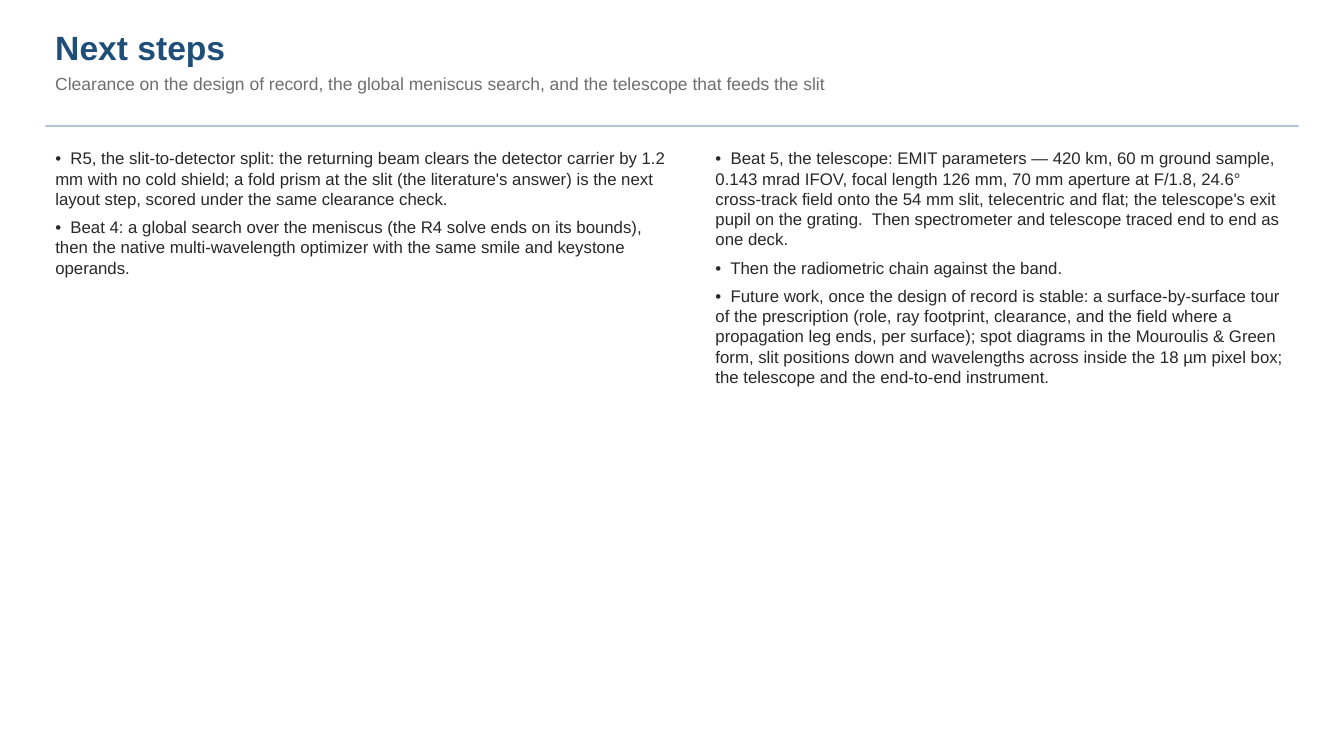
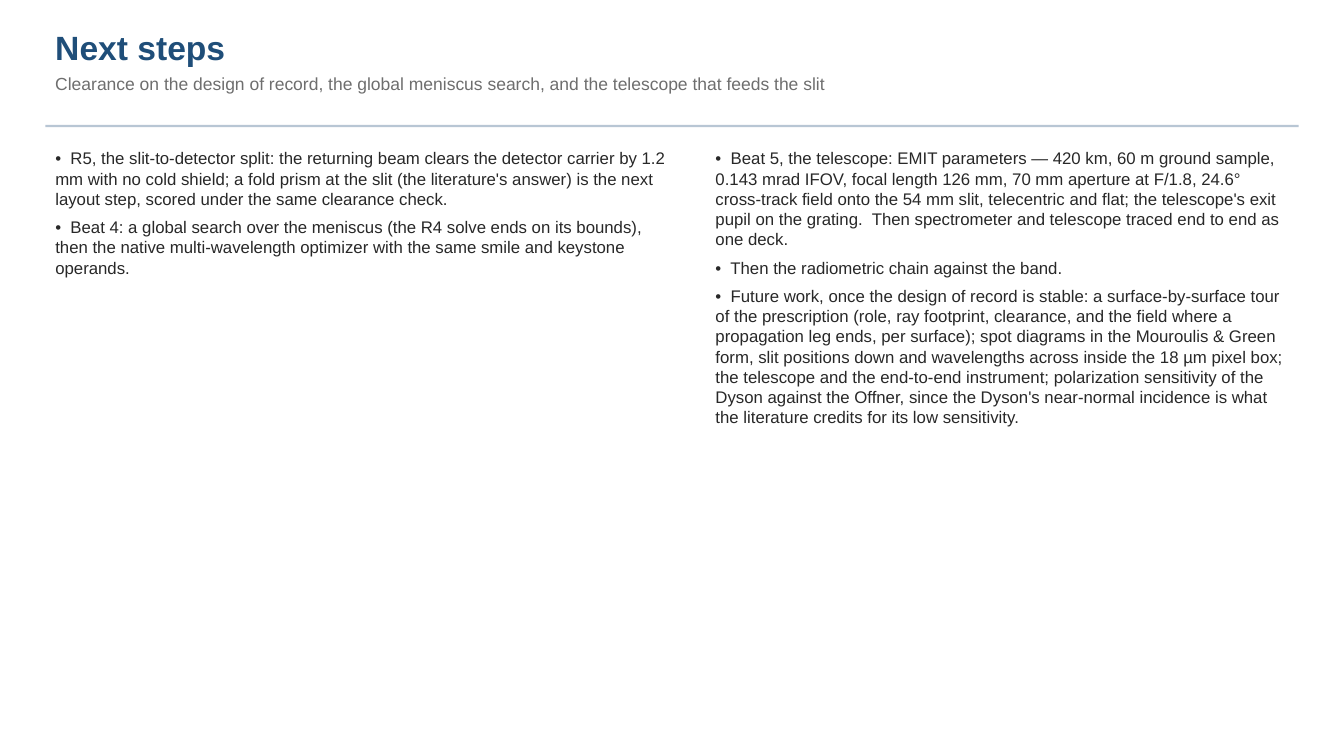
Before and after one commit to nasa-jpl/macos, a slide deck: slide 20 of demo_session/deck_dyson_baseline.pptx. Drawn at 1344x756 pixels with LibreOffice and Linux fonts; fonts in the diff are those of the drawing. Boxes give left, top, right and bottom in pixels: in the first picture for what was removed or moved away, otherwise in the second. Text is boxed around its words. In the diff, an @@ line names an element or a change of style, - is before the commit and + after.

```diff
--- a/demo_session/deck_dyson_baseline.pptx
+++ b/demo_session/deck_dyson_baseline.pptx
@@ text at box(715, 290, 1283, 427): text changed @@
-• Future work, once the design of record is stable: a surface-by-surface tour of the prescription (role, ray footprint, clearance, and the field where a propagation leg ends, per surface); spot diagrams in the Mouroulis & Green form, slit positions down and wavelengths across inside the 18 µm pixel box; the telescope and the end-to-end instrument.
+• Future work, once the design of record is stable: a surface-by-surface tour of the prescription (role, ray footprint, clearance, and the field where a propagation leg ends, per surface); spot diagrams in the Mouroulis & Green form, slit positions down and wavelengths across inside the 18 µm pixel box; the telescope and the end-to-end instrument; polarization sensitivity of the Dyson against the Offner, since the Dyson's near-normal incidence is what the literature credits for its low sensitivity.
```
Also in this commit, not shown: 3 other slides changed, 1 slide removed, 1 other file.
